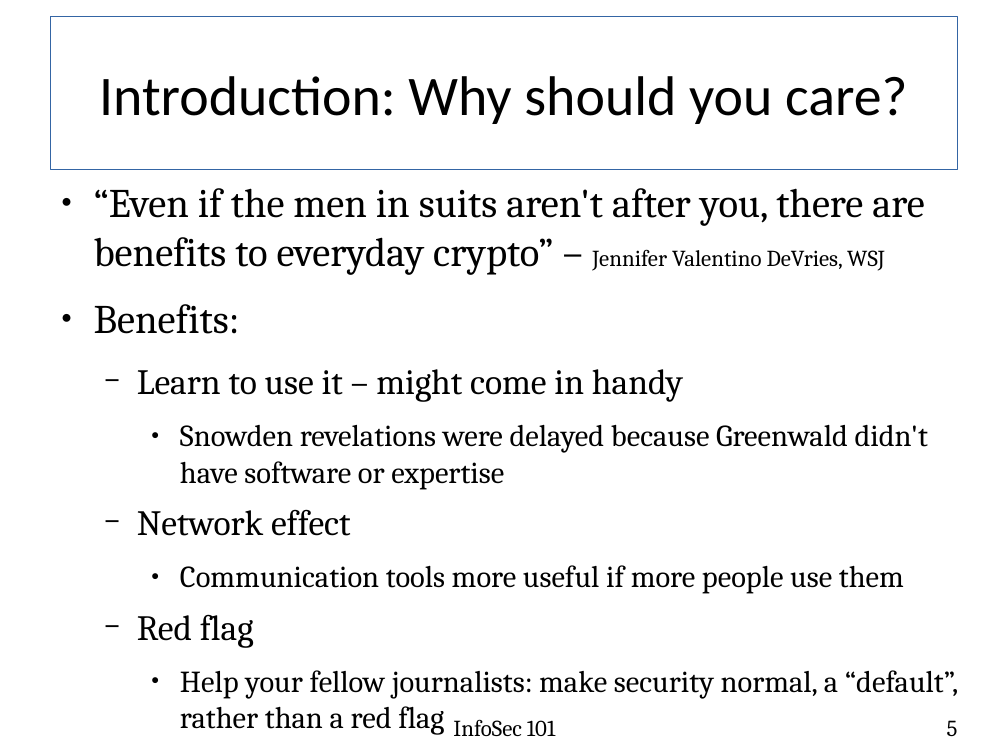
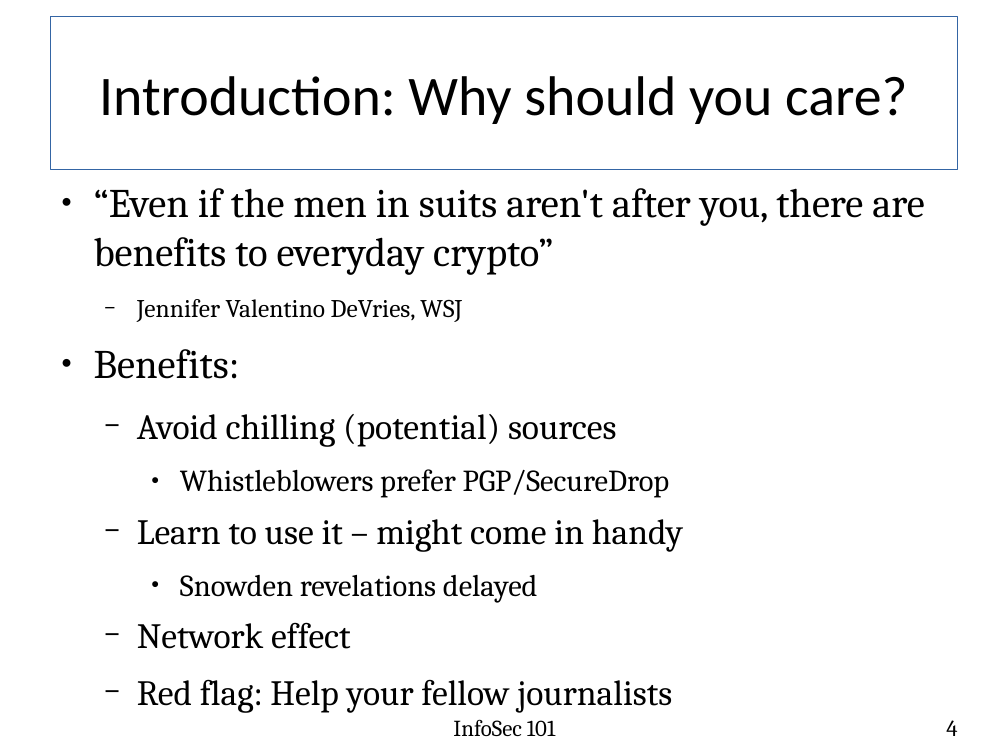
Before and after one commit to fabianlischka/InfoSec101, a slide deck: slide 4 of InfoSec101-Presentation-FCC-2015-02-26.odp (slide 5 before the commit). Drawn at 1008x756 pixels with LibreOffice and Linux fonts; fonts in the diff are those of the drawing. Boxes give left, top, right and bottom in pixels: in the first picture for what was removed or moved away, otherwise in the second. Text is boxed around its words. In the diff, an @@ line names an element or a change of style, - is before the commit and + after.

```diff
--- a/InfoSec101-Presentation-FCC-2015-02-26.odp
+++ b/InfoSec101-Presentation-FCC-2015-02-26.odp
@@ text at <box>94,188,925,322</box>: text changed @@
-● “Even if the men in suits aren't after you, there are benefits to everyday crypto” – Jennifer Valentino DeVries, WSJ
+● “Even if the men in suits aren't after you, there are benefits to everyday crypto”
+  − Jennifer Valentino DeVries, WSJ
@@ text at <box>137,414,670,498</box>: paragraphs added @@
+  − Avoid chilling (potential) sources
+    ● Whistleblowers prefer PGP/SecureDrop
@@ text at <box>180,575,538,603</box>: text changed @@
-    ● Snowden revelations were delayed because Greenwald didn't have software or expertise
+    ● Snowden revelations delayed
@@ text at <box>137,679,672,713</box>: text changed; size 24 to 28 pt @@
-    ● Communication tools more useful if more people use them
-  − Red flag
-    ● Help your fellow journalists: make security normal, a “default”, rather than a red flag
+  − Red flag: Help your fellow journalists
@@ page number at <box>946,720,957,736</box>: text changed @@
-5
+4
```
Also in this commit, not shown: 18 other slides changed, 1 slide removed.
